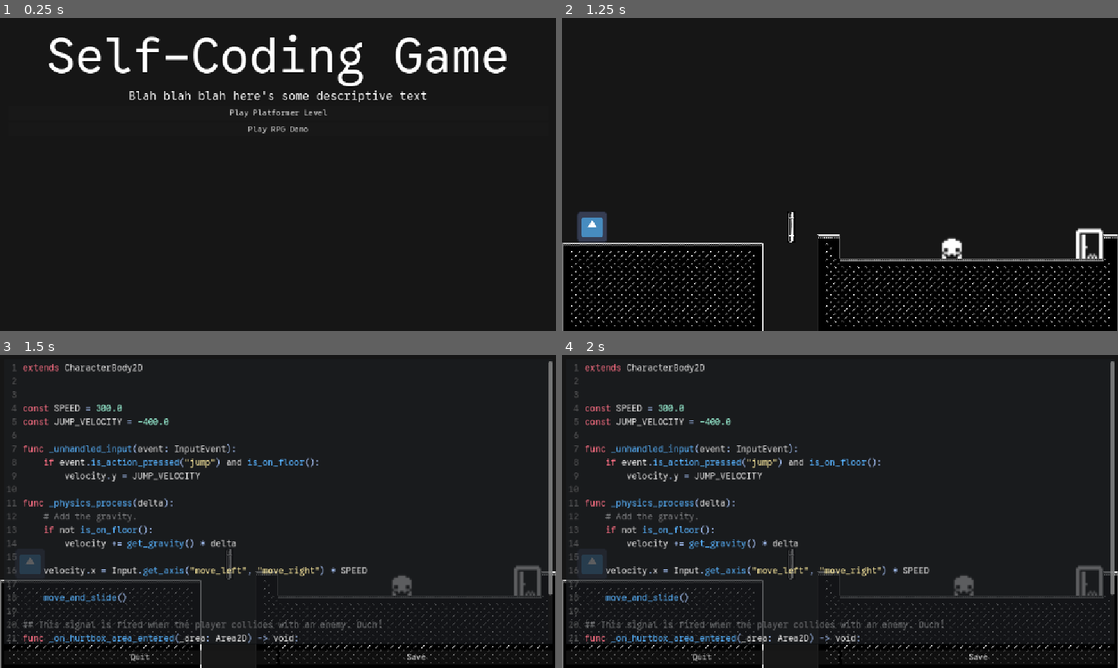
Above: before the commit, frames 1-4 (two rows, left to right).
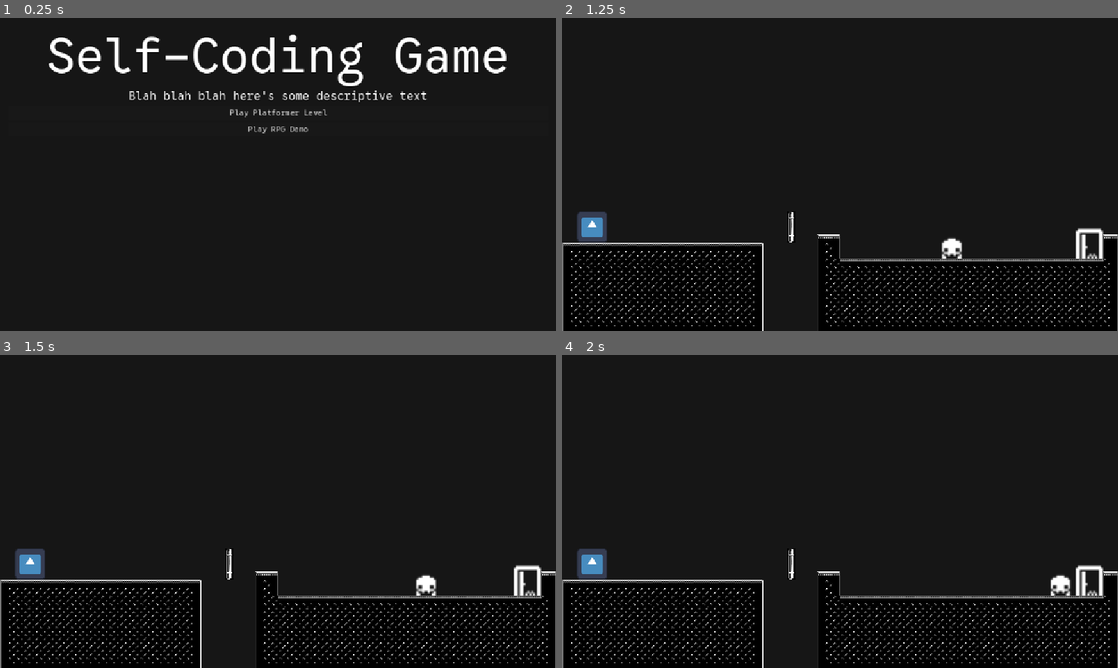
Above: after the commit, the same moments.

Repository: weedleeedle/self-coding-game-prototype
Game: Godot game, scene res://scene/title/title.tscn
The game is run twice, just before and just after one commit, with the same random seed, the same clock (stepped at 60 frames per second) and the same inputs. The engine's default icon, where the game draws it, is replaced by a stand-in: a white triangle on a blue panel in a dark square.
Inputs (mouse positions are in pixels of both pictures, inside the frame that each line leads up to):
- Up to frame 1 (0.25 s): no input
- Up to frame 2 (1.25 s): click "Play Platformer Level" at 0.5 s
- Up to frame 3 (1.5 s): drag from (27, 564) to (227, 564) at 1.27 s
- Up to frame 4 (2 s): no input

Frames 1-2 are identical in both runs. In frame 3, 9.4% of the frame differs, in the area x 0-100%, y 2-99%; in frame 4, 9.4%.

Commit message:
Added scenes for suitcase_front and suitcase_open

Diff:
--- a/godot/components/dial/dial.gd
+++ b/godot/components/dial/dial.gd
@@ -1,7 +1,7 @@
 @tool
 class_name Dial extends Node2D
 
-signal digit_selected(digit: int)
+signal selected_digit_changed(digit: int)
 
 ## The selected digit
 @export var digit: int:
@@ -10,7 +10,7 @@
 	set(value):
 		digit = _set_valid_digit(value)
 		_position_sprite(digit)
-		digit_selected.emit(digit)
+		selected_digit_changed.emit(digit)
 
 # Offset from the first digit (0)
 var base_offset: int = 200
--- a/godot/project.godot
+++ b/godot/project.godot
@@ -36,7 +36,7 @@
 
 edit={
 "deadzone": 0.2,
-"events": [Object(InputEventMouseButton,"resource_local_to_s …(115 unchanged characters)… alse,"meta_pressed":false,"button_mask":1,"position":Vector2(253, 12),"global_position":Vector2(262, 60),"factor":1.0,"button_index":1,"canceled":false,"pressed":true,"double_click":false,"script":null)
+"events": [Object(InputEventMouseButton,"resource_local_to_s …(115 unchanged characters)… alse,"meta_pressed":false,"button_mask":0,"position":Vector2(0, 0),"global_position":Vector2(0, 0),"factor":1.0,"button_index":2,"canceled":false,"pressed":false,"double_click":false,"script":null)
 ]
 }
 move_left={
--- /dev/null
+++ b/godot/scene/point_click/suitcase_front/dials.gd
@@ -0,0 +1,30 @@
+extends Node2D
+
+# Generate a random, secret code when we first load the scene.
+@onready var secret_code = randi_range(0, 999)
+
+signal code_solved()
+
+var solved: bool = false
+
+var _dials: Array[Dial]
+
+func _register_dials(dials: Array[Dial]) -> void:
+    for dial in dials:
+        dial.selected_digit_changed.connect(_on_dial_selected_digit_changed)
+
+    _dials = dials
+
+# Converts the three digits shown on the dials to the numerical code
+func _get_shown_code(dials: Array[Dial]) -> int:
+    var current_total := 0
+    for dial in dials:
+        current_total = current_total * 10 + dial.digit
+
+    return current_total
+
+func _on_dial_selected_digit_changed(_digit: int) -> void:
+    var code = _get_shown_code(_dials)
+    if code == secret_code:
+        solved = true
+        code_solved.emit()
--- /dev/null
+++ b/godot/scene/point_click/suitcase_front/suitcase_front.gd
@@ -0,0 +1,3 @@
+extends Node2D
+
+const SUITCASE_CODE := 723
--- /dev/null
+++ b/godot/scene/point_click/suitcase_front/suitcase_front.tscn
@@ -0,0 +1,28 @@
+[gd_scene load_steps=6 format=3 uid="uid://bnslbu8eqheom"]
+
+[ext_resource type="Script" uid="uid://xrm2mc02oir1" path="res://scene/point_click/suitcase_front/suitcase_front.gd" id="1_rphcl"]
+[ext_resource type="PackedScene" uid="uid://i1m6kilys7ht" path="res://components/dial/dial.tscn" id="1_suqrd"]
+[ext_resource type="PackedScene" uid="uid://ci7kn75026ai4" path="res://components/click_codable_component/click_codable_component.tscn" id="2_3yf6g"]
+[ext_resource type="Texture2D" uid="uid://bkhyqtnqa7b3r" path="res://scene/point_click/suitcase_front/point-and-click-suitcase-front.png" id="2_ldipe"]
+[ext_resource type="Script" uid="uid://cycjqgpwylyic" path="res://scene/point_click/suitcase_front/dials.gd" id="3_fduag"]
+
+[node name="SuitcaseFront" type="Node2D"]
+script = ExtResource("1_rphcl")
+
+[node name="ClickCodableComponent" parent="." instance=ExtResource("2_3yf6g")]
+
+[node name="Dials" type="Node2D" parent="."]
+script = ExtResource("3_fduag")
+
+[node name="Dial" parent="Dials" instance=ExtResource("1_suqrd")]
+position = Vector2(441, 314)
+
+[node name="Dial2" parent="Dials" instance=ExtResource("1_suqrd")]
+position = Vector2(541, 314)
+
+[node name="Dial3" parent="Dials" instance=ExtResource("1_suqrd")]
+position = Vector2(641, 314)
+
+[node name="Sprite2D" type="Sprite2D" parent="."]
+texture = ExtResource("2_ldipe")
+centered = false
--- /dev/null
+++ b/godot/scene/point_click/suitcase_open/suitcase_open.gd
@@ -0,0 +1,30 @@
+class_name SuitcaseOpen extends Node2D
+
+signal badge_taken()
+
+@export var badge_removed: bool = false:
+    get:
+        return badge_removed
+    set(value):
+        badge_removed = value
+        _update_sprite(badge_removed)
+
+@onready var badge_taken_sprite: Sprite2D = $SuitcaseBadgeTaken
+
+func remove_badge() -> void:
+    if badge_removed:
+        return
+
+    badge_removed = true
+    # Add badge to player inventory.
+    badge_taken.emit()
+
+func _update_sprite(p_badge_removed: bool) -> void:
+    if not badge_taken_sprite:
+        return
+
+    badge_taken_sprite.visible = p_badge_removed
+
+func _on_badge_area_input_event(_viewport:Node, event: InputEvent, _shape_idx:int) -> void:
+    if event is InputEventMouseButton and event.is_pressed() and not badge_removed:
+        remove_badge()
--- /dev/null
+++ b/godot/scene/point_click/suitcase_open/suitcase_open.tscn
@@ -0,0 +1,28 @@
+[gd_scene load_steps=5 format=3 uid="uid://c2x0gcgp2h7o"]
+
+[ext_resource type="Script" uid="uid://b8d3k5argdodw" path="res://scene/point_click/suitcase_open/suitcase_open.gd" id="1_7cf4r"]
+[ext_resource type="Texture2D" uid="uid://2tmgf2v7wgyr" path="res://scene/point_click/suitcase_open/point-and-click-suitcase.png" id="1_m7wlv"]
+[ext_resource type="Texture2D" uid="uid://dilpwkky748op" path="res://scene/point_click/suitcase_open/point-and-click-suitcase-2.png" id="2_7cf4r"]
+
+[sub_resource type="CircleShape2D" id="CircleShape2D_3s2tx"]
+radius = 138.311
+
+[node name="SuitcaseOpen" type="Node2D"]
+script = ExtResource("1_7cf4r")
+
+[node name="SuitcaseDefault" type="Sprite2D" parent="."]
+texture = ExtResource("1_m7wlv")
+centered = false
+
+[node name="SuitcaseBadgeTaken" type="Sprite2D" parent="."]
+visible = false
+texture = ExtResource("2_7cf4r")
+centered = false
+
+[node name="BadgeArea" type="Area2D" parent="."]
+position = Vector2(514, 326)
+
+[node name="CollisionShape2D" type="CollisionShape2D" parent="BadgeArea"]
+shape = SubResource("CircleShape2D_3s2tx")
+
+[connection signal="input_event" from="BadgeArea" to="." method="_on_badge_area_input_event"]
Not shown, added: godot/scene/point_click/suitcase_front/dials.gd.uid
Binary file added: godot/scene/point_click/suitcase_front/point-and-click-suitcase-front.png
Not shown, added: godot/scene/point_click/suitcase_front/point-and-click-suitcase-front.png.import
Not shown, added: godot/scene/point_click/suitcase_front/suitcase_front.gd.uid
Binary file added: godot/scene/point_click/suitcase_open/point-and-click-suitcase-2.png
Not shown, added: godot/scene/point_click/suitcase_open/point-and-click-suitcase-2.png.import
Binary file added: godot/scene/point_click/suitcase_open/point-and-click-suitcase.png
Not shown, added: godot/scene/point_click/suitcase_open/point-and-click-suitcase.png.import
Not shown, added: godot/scene/point_click/suitcase_open/suitcase_open.gd.uid
